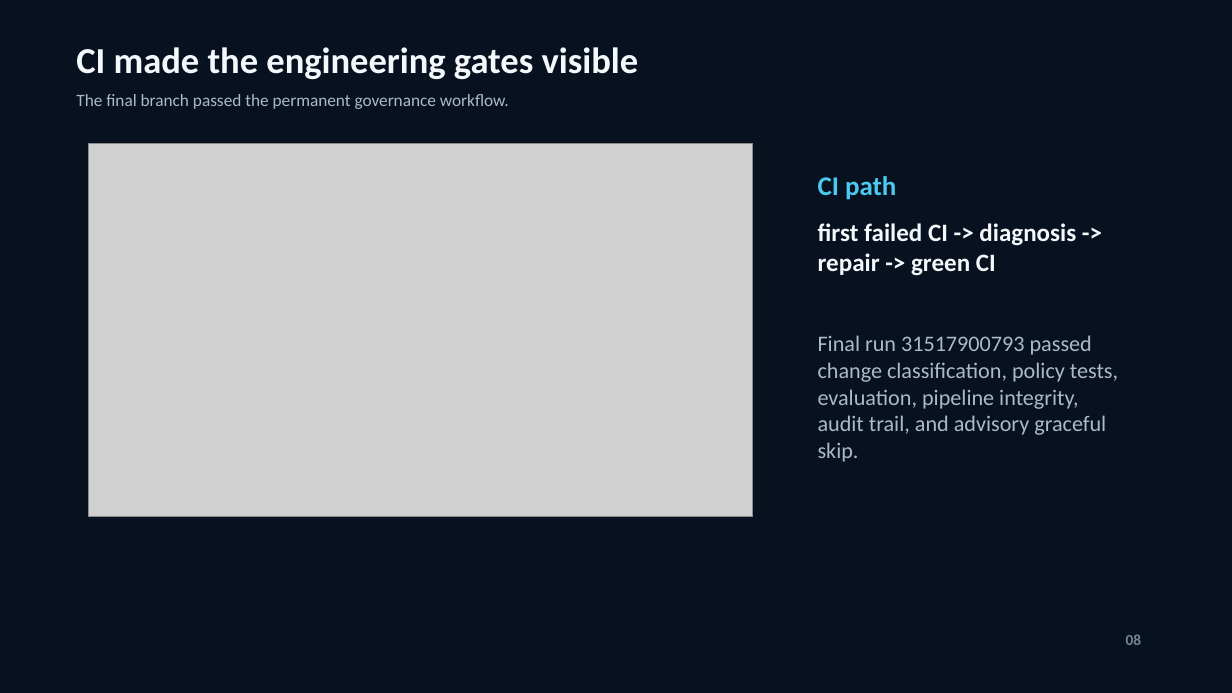
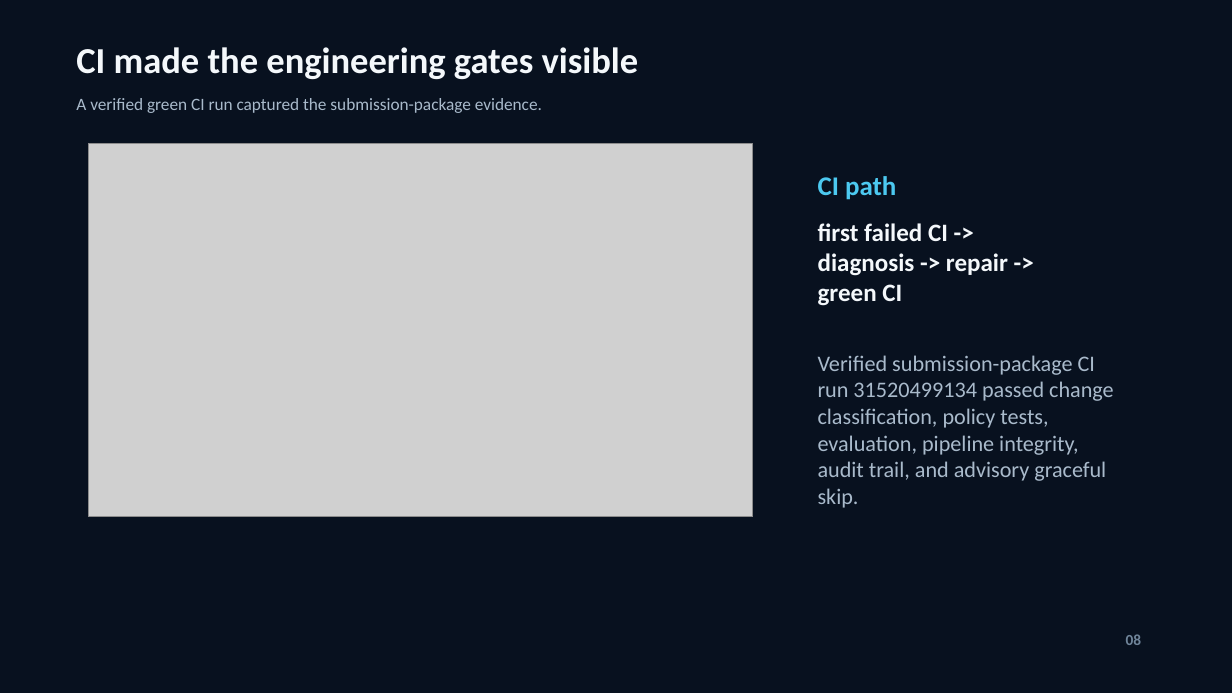
Before and after one commit to Muhammad7839/FitGPT-Agentic-Engineering, a slide deck: slide 8 of docs/capstone/submission/AURA_Forge_Final_Presentation.pptx. Drawn at 1232x693 pixels with LibreOffice and Linux fonts; fonts in the diff are those of the drawing; grey boxes stand for pictures. Boxes give left, top, right and bottom in pixels: in the first picture for what was removed or moved away, otherwise in the second. Text is boxed around its words. In the diff, an @@ line names an element or a change of style, - is before the commit and + after.

```diff
--- a/docs/capstone/submission/AURA_Forge_Final_Presentation.pptx
+++ b/docs/capstone/submission/AURA_Forge_Final_Presentation.pptx
@@ text at <box>76,98,542,113</box>: text changed @@
-The final branch passed the permanent governance workflow.
+A verified green CI run captured the submission-package evidence.
@@ text at <box>818,223,1008,306</box>: text changed @@
-first failed CI -> diagnosis -> repair -> green CI
+first failed CI ->
+diagnosis -> repair ->
+green CI
@@ text at <box>818,355,1114,481</box>: text changed @@
-Final run 31517900793 passed change classification, policy tests, evaluation, pipeline integrity, audit trail, and advisory graceful skip.
+Verified submission-package CI run 31520499134 passed change classification, policy tests, evaluation, pipeline integrity, audit trail, and advisory graceful skip.
```
Also in this commit, not shown: 8 other slides changed, 17 other files.
